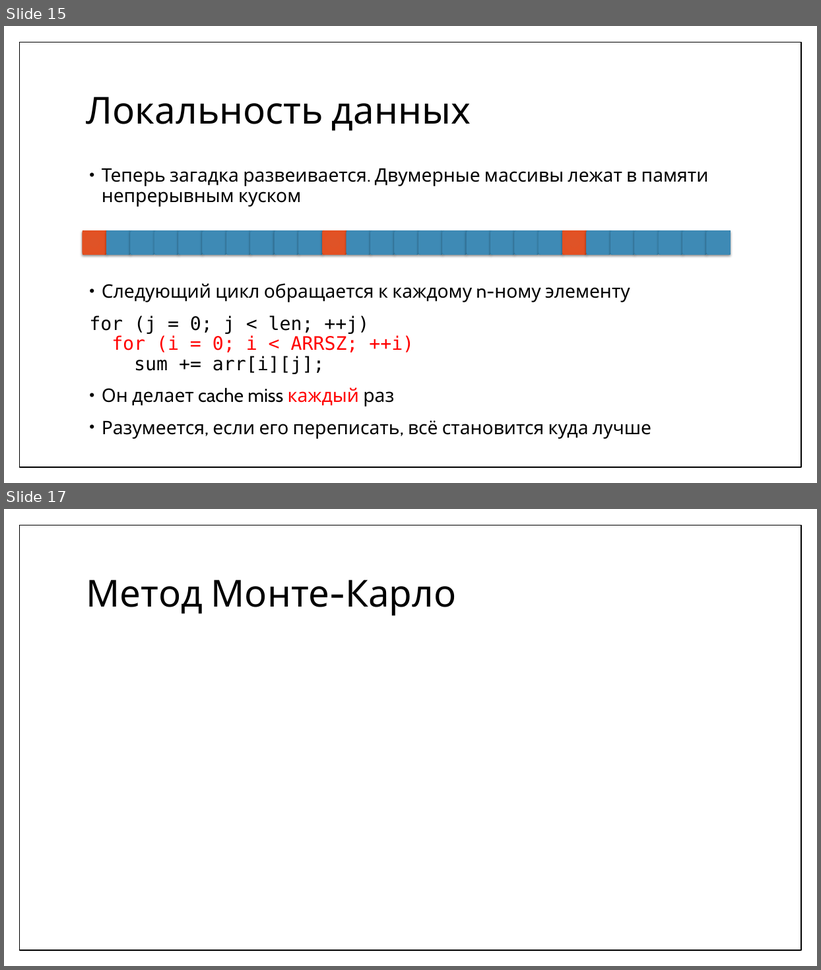
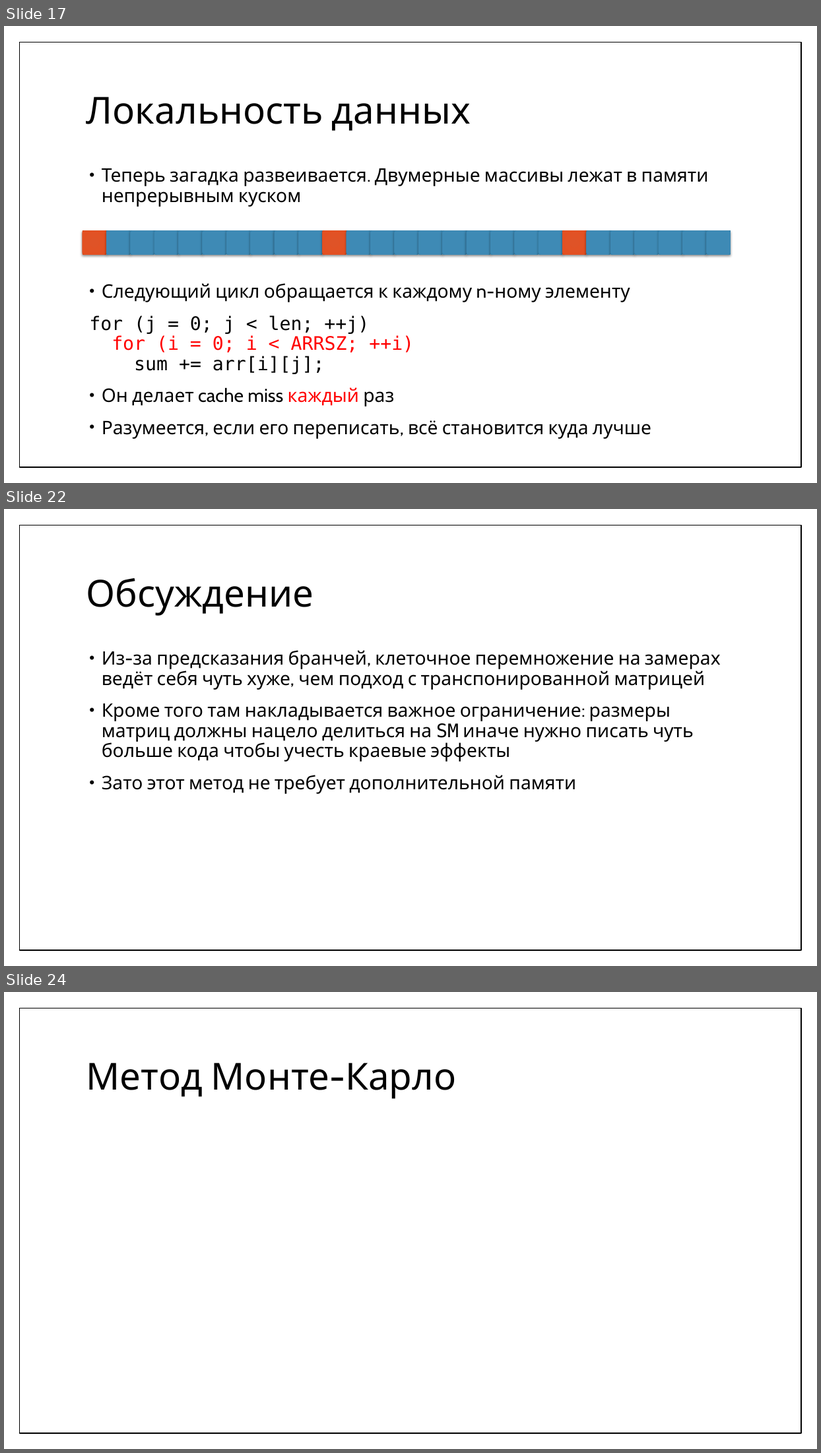
Before and after one commit to MIPT-ILab/cpp-lects-rus, a slide deck: other_lects/informatics/08-realworld.pptx. Shown one above the other, each under a label of ours: slides 15 and 17 before the commit, slides 17, 22 and 24 after it; the slides between them are not shown. The pictures are 821x970 and 821x1453 pixels, drawn with LibreOffice and Linux fonts; fonts in the diff are those of the drawing; grey boxes stand for pictures. Boxes give left, top, right and bottom in pixels: in the first picture for what was removed or moved away, otherwise in the second. Text is boxed around its words. In the diff, an @@ line names an element or a change of style, - is before the commit and + after.

```diff
--- a/other_lects/informatics/08-realworld.pptx
+++ b/other_lects/informatics/08-realworld.pptx
@@ slide 22 added at <box>4,509,817,966</box>, background #FFFFFF; not listed: 1 template element that a slide beside it also shows @@
@@ title added at <box>86,578,314,616</box>, 44 pt, text #000000 @@
+Обсуждение
@@ text added at <box>102,650,721,794</box>, 22 pt, text #000000 @@
+• Из-за предсказания бранчей, клеточное перемножение на замерах ведёт себя чуть хуже, чем подход с транспонированной матрицей
+• Кроме того там накладывается важное ограничение: размеры матриц должны нацело делиться на SM иначе нужно писать чуть больше кода чтобы учесть краевые эффекты
+• Зато этот метод не требует дополнительной памяти
@@ what was slide 15 is now slide 17 @@
@@ what was slide 17 is now slide 24 @@
```
Also in this commit, not shown: 5 slides changed, 6 other slides added, 5 other files.
